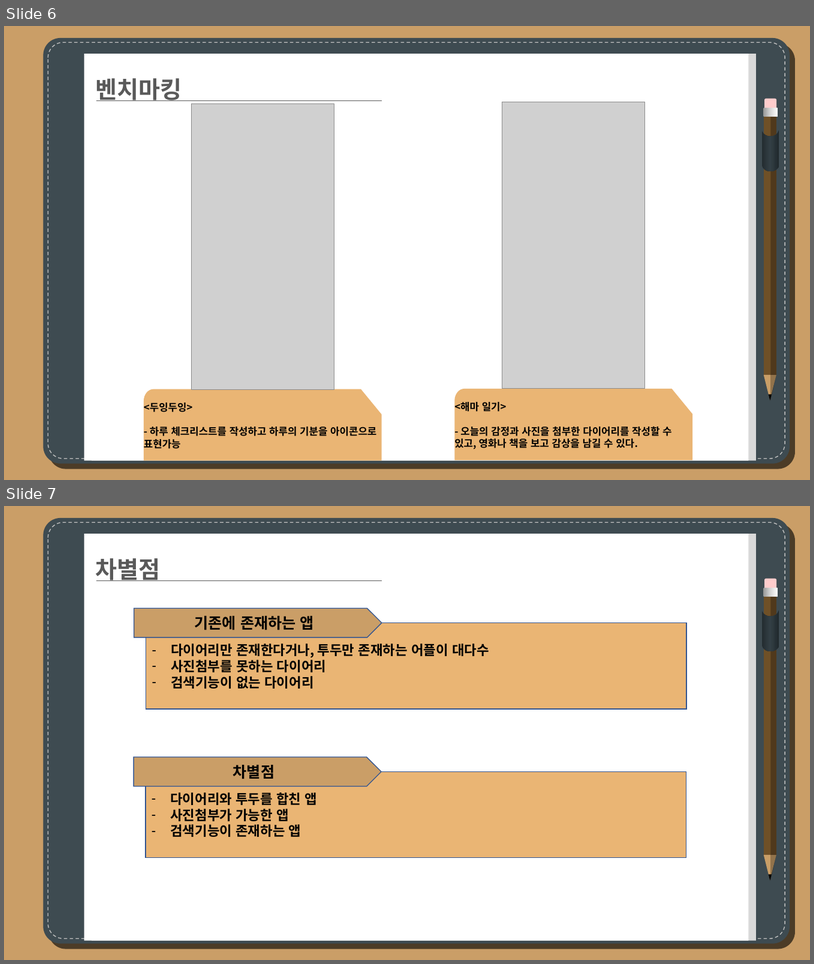
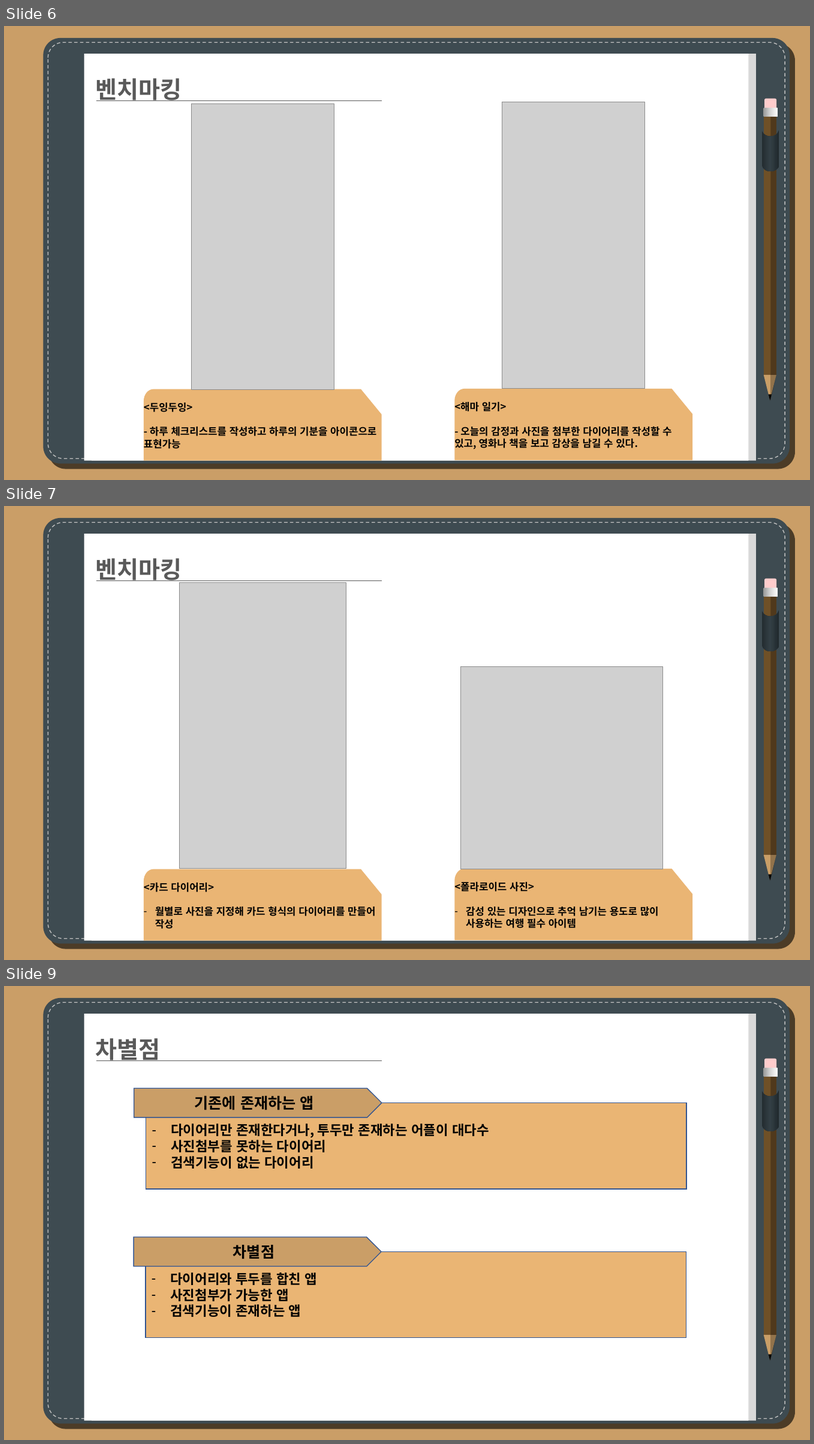
Before and after one commit to chaeHaram/University, a slide deck: 4-1/소프트웨어 종합설계/졸업작품제안서(201721963정찬욱).pptx. Shown one above the other, each under a label of ours: slides 6 and 7 before the commit, slides 6, 7 and 9 after it; the slides between them are not shown. The pictures are 814x964 and 814x1444 pixels, drawn with LibreOffice and Linux fonts; fonts in the diff are those of the drawing; grey boxes stand for pictures. Boxes give left, top, right and bottom in pixels: in the first picture for what was removed or moved away, otherwise in the second. Text is boxed around its words. In the diff, an @@ line names an element or a change of style, - is before the commit and + after.

```diff
--- a/4-1/소프트웨어 종합설계/졸업작품제안서(201721963정찬욱).pptx
+++ b/4-1/소프트웨어 종합설계/졸업작품제안서(201721963정찬욱).pptx
@@ slide 7 added at (4,506,810,960), background #CA9E67 @@
@@ text added at (95,558,182,585), 28 pt, text #595959, bold @@
+벤치마킹
@@ picture added at (179,583,347,868) @@
@@ group added at (44,518,791,943): 3 rounded rectangles, 3 rectangles, 2 ellipses, 2 triangles, 1 line, 1 flow chart online storage, 1 right triangle, 1 round same rect @@
@@ picture added at (461,666,663,869) @@
@@ freeform shape added at (144,869,382,940), fill #EAB574, 12 pt, text #000000, bold @@
+<카드 다이어리>
+– 월별로 사진을 지정해 카드 형식의 다이어리를 만들어 작성
@@ freeform shape added at (455,868,693,940), fill #EAB574, 12 pt, text #000000, bold @@
+<폴라로이드 사진>
+– 감성 있는 디자인으로 추억 남기는 용도로 많이 사용하는 여행 필수 아이템
@@ what was slide 7 is now slide 9 @@
```
Also in this commit, not shown: 2 slides changed, 1 other slide added, 1 other file.
